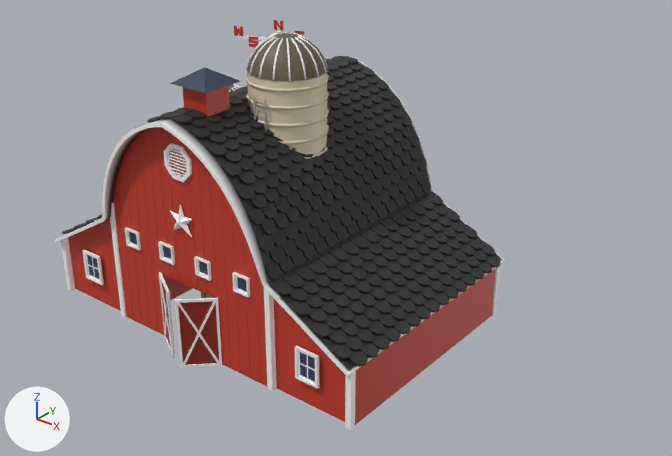
Two versions of the glTF model ggj-2026-unity/Assets/Models/Props/Jessie_Props.glb, one commit apart.
The view is the same before and after, from a 50 mm lens placed at (8.03, -8.37, 6.89), pointed at (0.99, 0.43, 1.43). Arrows for +X, +Y and +Z are at lower left; the lights stay in place. Where no turn or scale is listed for an object, it has been applied to the vertices. Vertices at the same position are counted once.

Names of what the first picture shows: 'barn', 'grain_silo'.
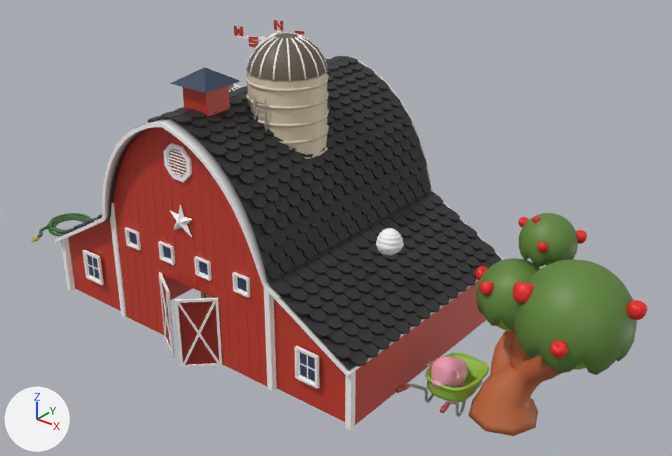
Commit message: add several more jessie props

Where the newer file only moved an object's origin or applied its transform, the numbers keep the older frame.

Edits to the scene script, one JSON object a line:
```json
{"op": "add", "block": "mat_defaultmat_001", "code": ["mat_defaultmat_001 = bpy.data.materials.new('defaultMat.001')", "mat_defaultmat_001.use_nodes = True; mat_defaultmat_001.node_tree.nodes.clear()", "_N = mat_defaultmat_001.node_tree.nodes; _L = mat_defaultmat_001.node_tree.links", "n0 = _N.new('ShaderNodeBsdfPrincipled'); n0.name = 'Principled BSDF'", "n0.inputs[2].default_value = 1.0  # 'Roughness'", "n1 = _N.new('ShaderNodeOutputMaterial'); n1.name = 'Material Output'", "n2 = _N.new('ShaderNodeVertexColor'); n2.name = 'Color Attribute'", "_L.new(n0.outputs[0], n1.inputs[0])  # 'BSDF' to 'Surface'", "_L.new(n2.outputs[0], n0.inputs[0])  # 'Color' to 'Base Color'"]}
{"block": "me_wheelbarrow", "where": "me_wheelbarrow.from_pydata(...)  # 1756 vertices, 3480 faces; spans x -0.346..0.346, y -0.828..0.573, z -0.276..0.309"}
{"block": "me_wheelbarrow", "where": "# used by ob_wheelbarrow; location = (0.0, 0.07, 0.01)"}
{"block": "me_wheelbarrow", "change": "me_wheelbarrow part 1: the whole mesh is moved by (3.186, 0.0, 0.0)"}
{"op": "add", "block": "me_hose", "code": ["me_hose = bpy.data.meshes.new('hose')", "me_hose.from_pydata(...)  # 1502 vertices, 2992 faces; spans x -0.38..0.364, y -0.769..0.366, z -0.078..0.065", "me_hose.materials.append(mat_defaultmaterial_004)"]}
{"op": "add", "block": "me_tree", "code": ["me_tree = bpy.data.meshes.new('tree')", "me_tree.from_pydata(...)  # 4176 vertices, 8272 faces; spans x -0.5..1.6, y -1.17..0.74, z 0.0..2.57", "me_tree.materials.append(mat_defaultmaterial_003)"]}
{"op": "add", "block": "me_beehive", "code": ["me_beehive = bpy.data.meshes.new('beehive')", "me_beehive.from_pydata(...)  # 498 vertices, 992 faces; spans x -0.166..0.166, y -0.189..0.169, z -0.128..0.2", "me_beehive.materials.append(mat_defaultmat_001)"]}
{"op": "add", "block": "me_piggie", "code": ["me_piggie = bpy.data.meshes.new('piggie')", "me_piggie.from_pydata(...)  # 1324 vertices, 2608 faces; spans x -0.231..0.231, y -0.328..0.307, z 0.0..0.542", "me_piggie.materials.append(mat_defaultmaterial_002)"]}
{"op": "add", "block": "ob_hose", "code": ["ob_hose = bpy.data.objects.new('hose', me_hose)", "ob_hose.location = (-4.48, 0.0, 0.0)"]}
{"op": "add", "block": "ob_tree", "code": ["ob_tree = bpy.data.objects.new('tree', me_tree)", "ob_tree.location = (3.91, 0.0, 0.0)"]}
{"op": "add", "block": "ob_beehive", "code": ["ob_beehive = bpy.data.objects.new('beehive', me_beehive)", "ob_beehive.location = (2.18, 0.0, 1.74)"]}
{"op": "add", "block": "ob_piggie", "code": ["ob_piggie = bpy.data.objects.new('piggie', me_piggie)", "ob_piggie.location = (3.15, 0.0, 0.0)"]}
```

Location of each change, [x1, y1, x2, y2] in pixels of the pictures (672 x 456 px):
```json
{"object": "tree", "change": "added", "after": [468, 213, 647, 436]}
{"object": "wheelbarrow", "change": "mesh moved", "after": [395, 353, 490, 417], "on screen": "not visible before"}
{"object": "piggie", "change": "added", "after": [426, 356, 468, 388]}
{"object": "beehive", "change": "added", "after": [376, 228, 404, 255]}
{"object": "hose", "change": "added", "after": [32, 213, 91, 242]}
```
